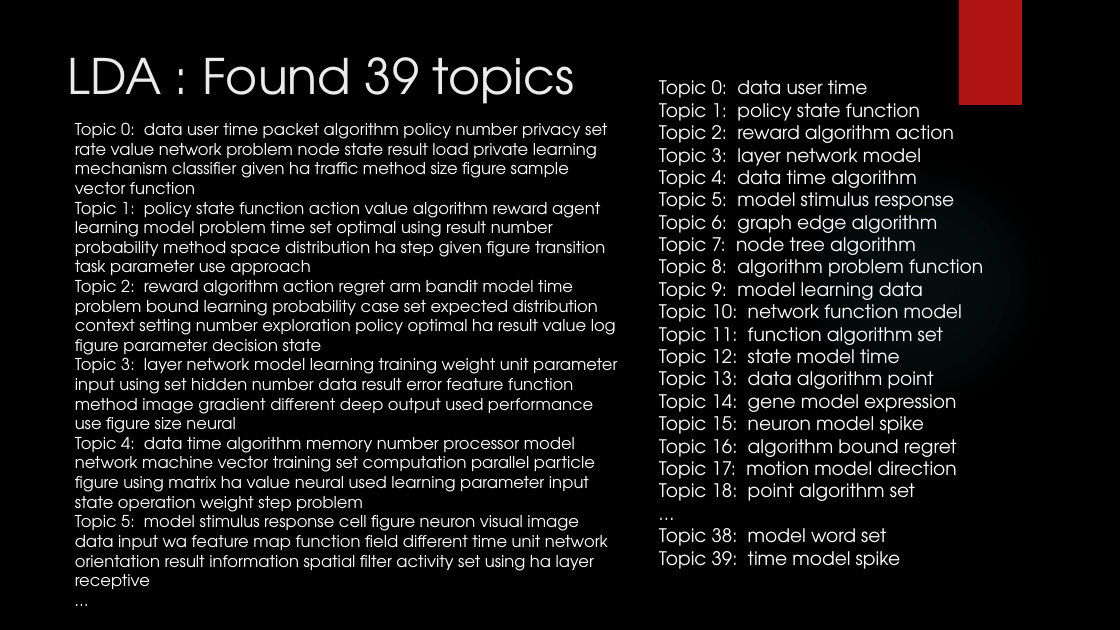
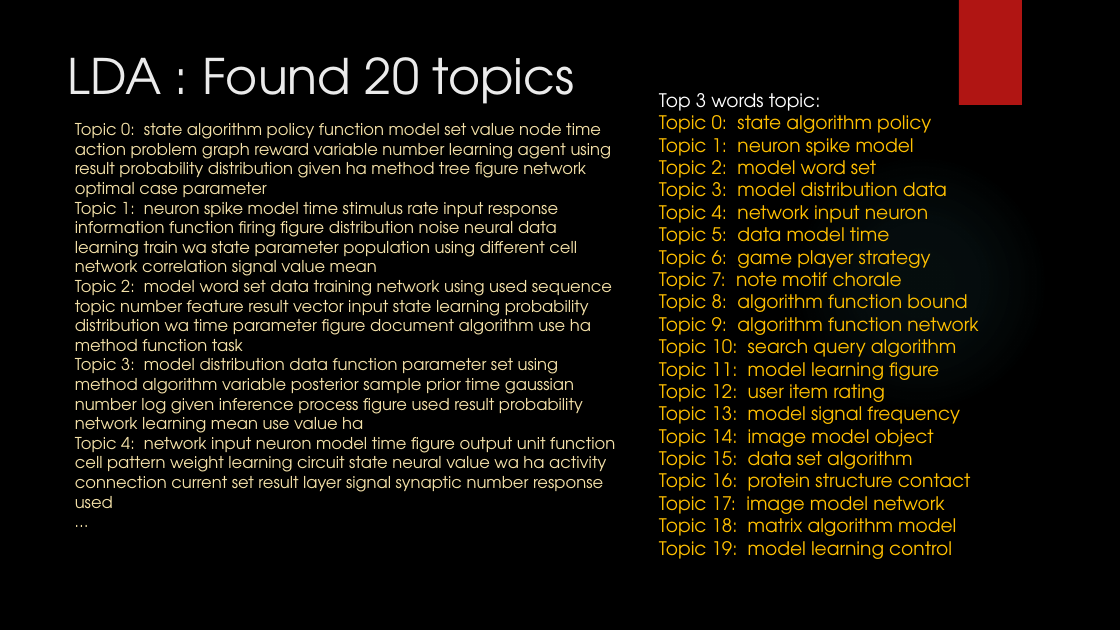
Before and after one commit to mdja/topic_model, a slide deck: slide 14 of Topic Modeling NIPS paper.pptx. Drawn at 1120x630 pixels with LibreOffice and Linux fonts; fonts in the diff are those of the drawing; background and template pictures are left out. Boxes give left, top, right and bottom in pixels: in the first picture for what was removed or moved away, otherwise in the second. Text is boxed around its words. In the diff, an @@ line names an element or a change of style, - is before the commit and + after.

```diff
--- a/Topic Modeling NIPS paper.pptx
+++ b/Topic Modeling NIPS paper.pptx
@@ title at [68, 57, 574, 104]: text changed @@
-LDA : Found 39 topics
+LDA : Found 20 topics
@@ text "Topic 0: state algorithm policy ..." at [75, 122, 615, 508]: text colour #FFFFFF to #F5E2A9 in "…" @@
@@ text at [659, 93, 979, 559]: text changed; text colour #FFFFFF to #FFC000 @@
-Topic 0: data user time
-Topic 1: policy state function
-Topic 2: reward algorithm action
-Topic 3: layer network model
-Topic 4: data time algorithm
-Topic 5: model stimulus response
-Topic 6: graph edge algorithm
-Topic 7: node tree algorithm
-Topic 8: algorithm problem function
-Topic 9: model learning data
-Topic 10: network function model
-Topic 11: function algorithm set
-Topic 12: state model time
-Topic 13: data algorithm point
-Topic 14: gene model expression
-Topic 15: neuron model spike
-Topic 16: algorithm bound regret
-Topic 17: motion model direction
-Topic 18: point algorithm set
-…
-Topic 38: model word set
-Topic 39: time model spike
+Top 3 words topic:
+Topic 0: state algorithm policy
+Topic 1: neuron spike model
+Topic 2: model word set
+Topic 3: model distribution data
+Topic 4: network input neuron
+Topic 5: data model time
+Topic 6: game player strategy
+Topic 7: note motif chorale
+Topic 8: algorithm function bound
+Topic 9: algorithm function network
+Topic 10: search query algorithm
+Topic 11: model learning figure
+Topic 12: user item rating
+Topic 13: model signal frequency
+Topic 14: image model object
+Topic 15: data set algorithm
+Topic 16: protein structure contact
+Topic 17: image model network
+Topic 18: matrix algorithm model
+Topic 19: model learning control
@@ text at [75, 122, 615, 508]: text changed; text colour #FFFFFF to #F5E2A9 @@
-Topic 0: data user time packet algorithm policy number privacy set rate value network problem node state result load private learning mechanism classifier given ha traffic method size figure sample vector function
-Topic 1: policy state function action value algorithm reward agent learning model problem time set optimal using result number probability method space distribution ha step given figure transition task parameter use approach
-Topic 2: reward algorithm action regret arm bandit model time problem bound learning probability case set expected distribution context setting number exploration policy optimal ha result value log figure parameter decision state
-Topic 3: layer network model learning training weight unit parameter input using set hidden number data result error feature function method image gradient different deep output used performance use figure size neural
-Topic 4: data time algorithm memory number processor model network machine vector training set computation parallel particle figure using matrix ha value neural used learning parameter input state operation weight step problem
-Topic 5: model stimulus response cell figure neuron visual image data input wa feature map function field different time unit network orientation result information spatial filter activity set using ha layer receptive
+Topic 0: state algorithm policy function model set value node time action problem graph reward variable number learning agent using result probability distribution given ha method tree figure network optimal case parameter
+Topic 1: neuron spike model time stimulus rate input response information function firing figure distribution noise neural data learning train wa state parameter population using different cell network correlation signal value mean
+Topic 2: model word set data training network using used sequence topic number feature result vector input state learning probability distribution wa time parameter figure document algorithm use ha method function task
+Topic 3: model distribution data function parameter set using method algorithm variable posterior sample prior time gaussian number log given inference process figure used result probability network learning mean use value ha
+Topic 4: network input neuron model time figure output unit function cell pattern weight learning circuit state neural value wa ha activity connection current set result layer signal synaptic number response used
```
Also in this commit, not shown: 3 other slides changed, 5 slides added, 4 slides removed, 6 other files.
